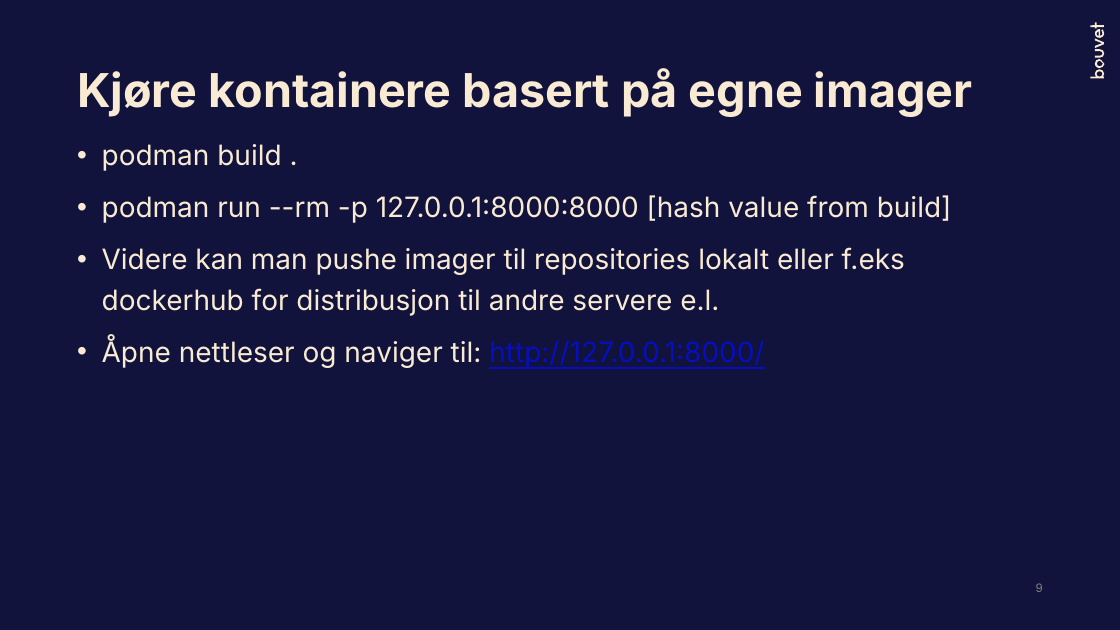
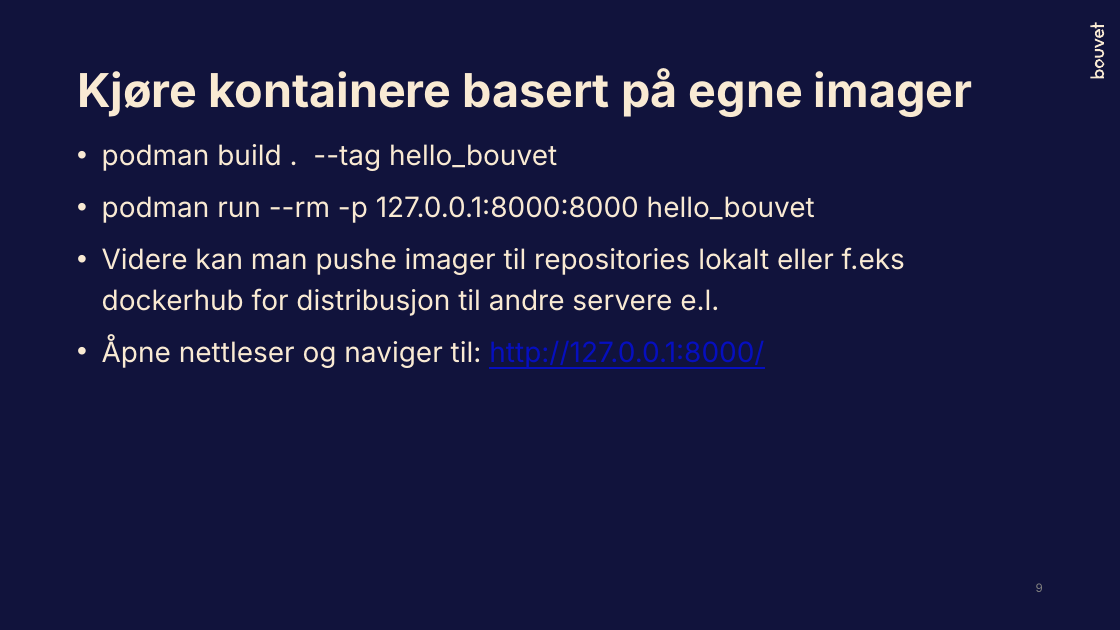
Before and after one commit to Bouvet-deler/container-workshop, a slide deck: slide 9 of part1/DockerWorkshop_Høsten2023.pptx. Drawn at 1120x630 pixels with LibreOffice and Linux fonts; fonts in the diff are those of the drawing. Boxes give left, top, right and bottom in pixels: in the first picture for what was removed or moved away, otherwise in the second. Text is boxed around its words. In the diff, an @@ line names an element or a change of style, - is before the commit and + after.

```diff
--- a/part1/DockerWorkshop_Høsten2023.pptx
+++ b/part1/DockerWorkshop_Høsten2023.pptx
@@ text at bbox=[102, 144, 815, 223]: text changed @@
-• podman build .
-• podman run --rm -p 127.0.0.1:8000:8000 [hash value from build]
+• podman build . --tag hello_bouvet
+• podman run --rm -p 127.0.0.1:8000:8000 hello_bouvet
```
Also in this commit, not shown: 1 other slide changed, 1 other file.
